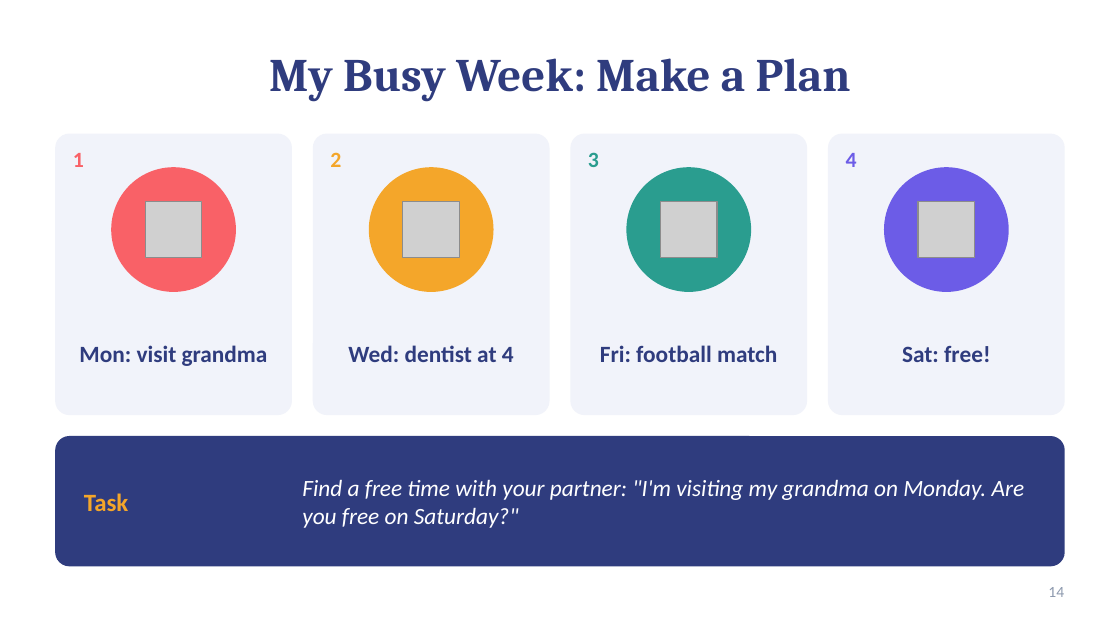
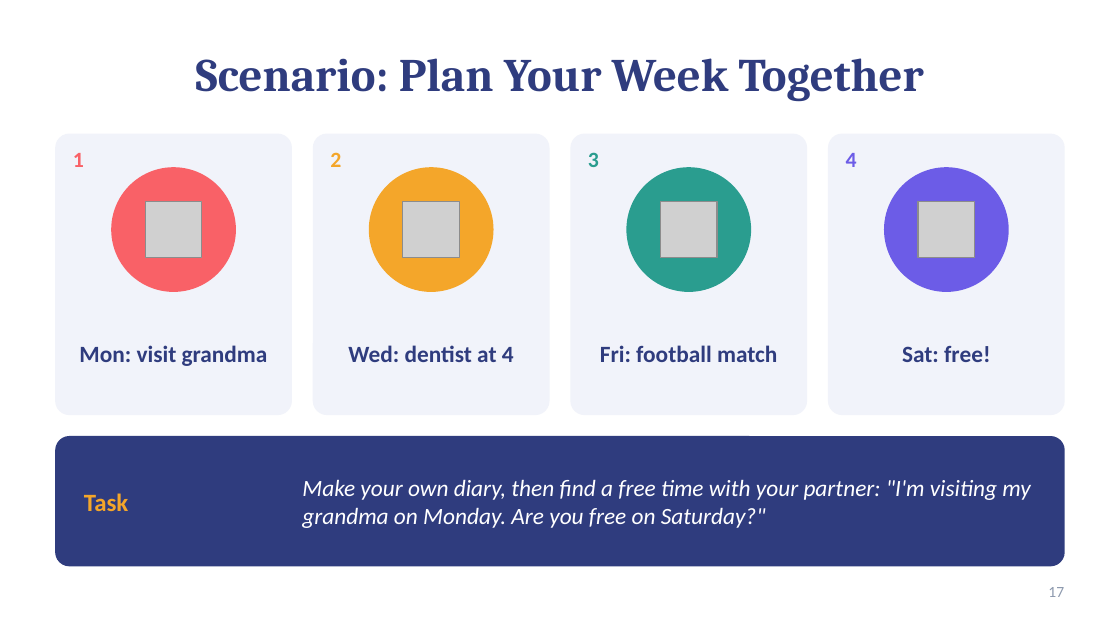
Before and after one commit to moundhermghezzi321-oss/leafgraud, a slide deck: slide 17 of Lesson5_Plans_and_Dreams.pptx (slide 14 before the commit). Drawn at 1120x630 pixels with LibreOffice and Linux fonts; fonts in the diff are those of the drawing; grey boxes stand for pictures. Boxes give left, top, right and bottom in pixels: in the first picture for what was removed or moved away, otherwise in the second. Text is boxed around its words. In the diff, an @@ line names an element or a change of style, - is before the commit and + after.

```diff
--- a/Lesson5_Plans_and_Dreams.pptx
+++ b/Lesson5_Plans_and_Dreams.pptx
@@ title at <box>196,58,924,101</box>: text changed @@
-My Busy Week: Make a Plan
+Scenario: Plan Your Week Together
@@ text at <box>302,480,1030,528</box>: text changed @@
-Find a free time with your partner: "I'm visiting my grandma on Monday. Are you free on Saturday?"
+Make your own diary, then find a free time with your partner: "I'm visiting my grandma on Monday. Are you free on Saturday?"
@@ page number at <box>1048,587,1064,597</box>: text changed @@
-14
+17
```
Also in this commit, not shown: 10 other slides changed, 7 slides added, 6 slides removed.
